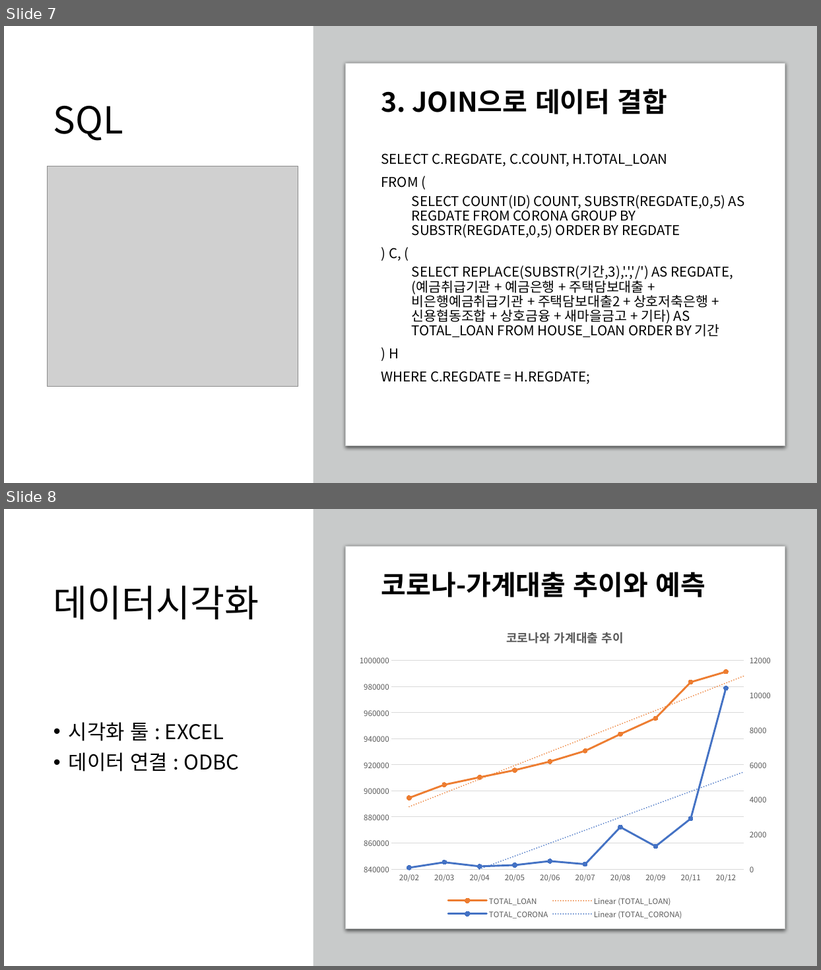
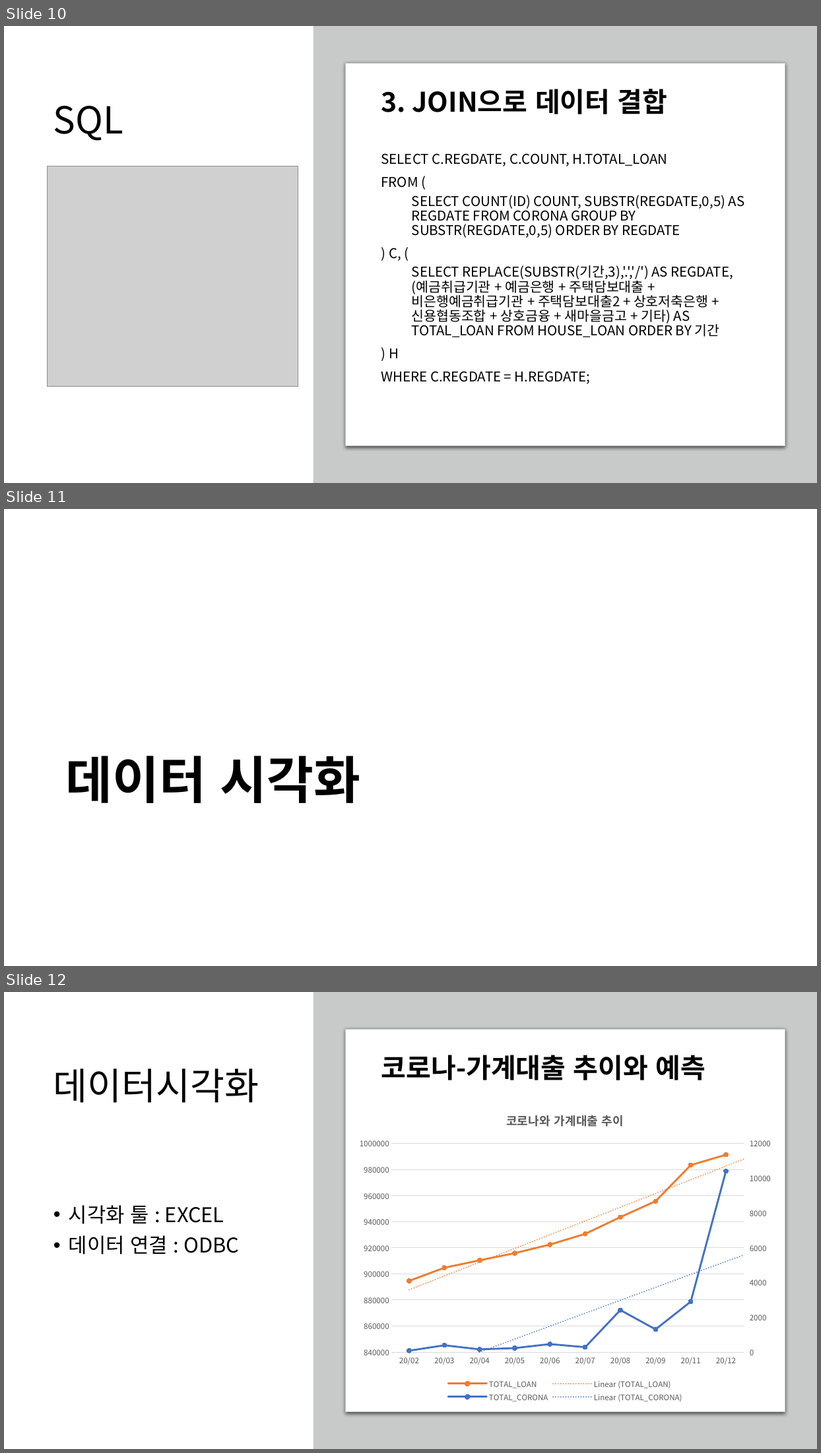
Before and after one commit to hennylee/kopo-04-database, a slide deck: project-2/일자별_코로나확진자수 및 가계대출/보고서_외부 데이터 적재 미니 프로젝트_이해니.pptx. Shown one above the other, each under a label of ours: slides 7 and 8 before the commit, slides 10, 11 and 12 after it. The pictures are 821x970 and 821x1453 pixels, drawn with LibreOffice and Linux fonts; fonts in the diff are those of the drawing; grey boxes stand for pictures. Boxes give left, top, right and bottom in pixels: in the first picture for what was removed or moved away, otherwise in the second. Text is boxed around its words. In the diff, an @@ line names an element or a change of style, - is before the commit and + after.

```diff
--- a/project-2/일자별_코로나확진자수 및 가계대출/보고서_외부 데이터 적재 미니 프로젝트_이해니.pptx
+++ b/project-2/일자별_코로나확진자수 및 가계대출/보고서_외부 데이터 적재 미니 프로젝트_이해니.pptx
@@ slide 11 added at [4,509,817,966], background #FFFFFF @@
@@ title added at [65,756,360,803], 60 pt, text #000000, bold @@
+데이터 시각화
@@ what was slide 7 is now slide 10 @@
@@ what was slide 8 is now slide 12 @@
```
Also in this commit, not shown: 2 slides changed, 4 other slides added, 11 other files.
